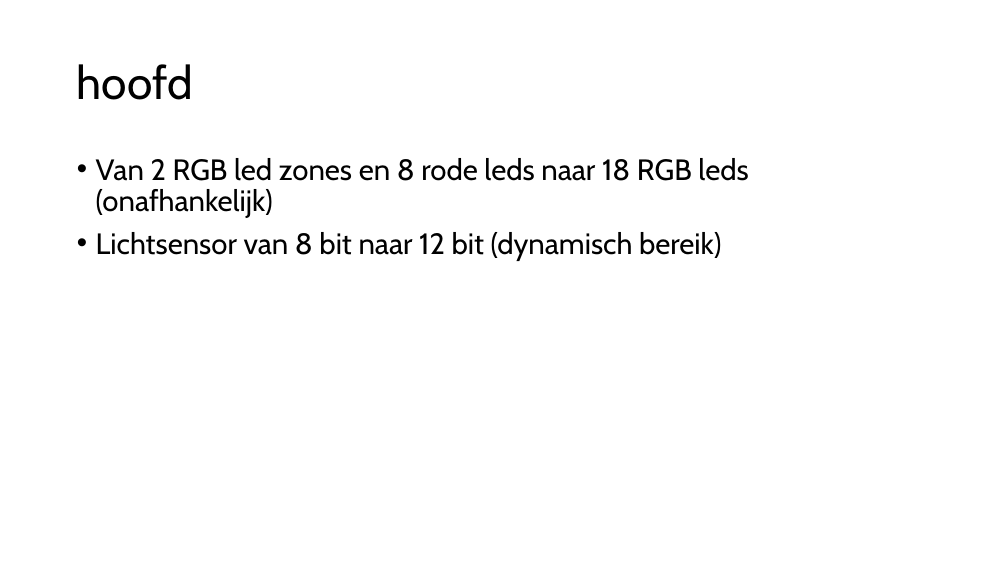
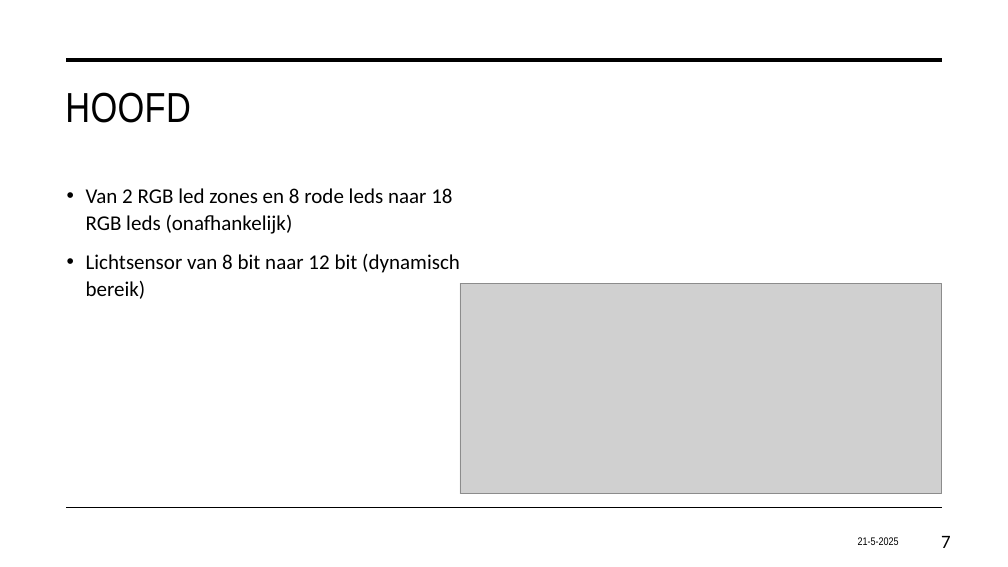
Before and after one commit to Stan-debakker/grap-6TWEA, a slide deck: slide 7 of school/eindpresentatie.pptx. Drawn at 1008x567 pixels with LibreOffice and Linux fonts; fonts in the diff are those of the drawing; grey boxes stand for pictures. Boxes give left, top, right and bottom in pixels: in the first picture for what was removed or moved away, otherwise in the second. Text is boxed around its words. In the diff, an @@ line names an element or a change of style, - is before the commit and + after.

```diff
--- a/school/eindpresentatie.pptx
+++ b/school/eindpresentatie.pptx
@@ title "HOOFD" at (65, 92, 190, 123): vertical alignment middle to top @@
@@ line added from (67, 60) to (942, 60), #000000 3.5 pt @@
@@ title at (65, 92, 190, 123): text changed; size 44 to 40 pt; font Cabin to Arial Narrow @@
-hoofd
+HOOFD
@@ text "Van 2 RGB led zones ...": place and size @@
-text "Van 2 RGB led zones ..." at (96, 158, 748, 261)
+text "Van 2 RGB led zones ..." at (86, 188, 460, 299)
@@ text "Van 2 RGB led zones ..." at (86, 188, 460, 299): size 28 to 20 pt, font Cabin to Calibri; line spacing 0.9 to 1.1 @@
@@ picture added at (460, 283, 942, 494) @@
@@ line added from (67, 508) to (942, 508), #000000 1 pt @@
@@ text added at (858, 537, 899, 545), 10.5 pt, text #000000 @@
+21-5-2025
@@ page number added at (941, 536, 951, 548), 18 pt, text #000000 @@
+7
```
Also in this commit, not shown: 7 other slides changed, 1 slide added, 1 slide removed, 2 other files.
